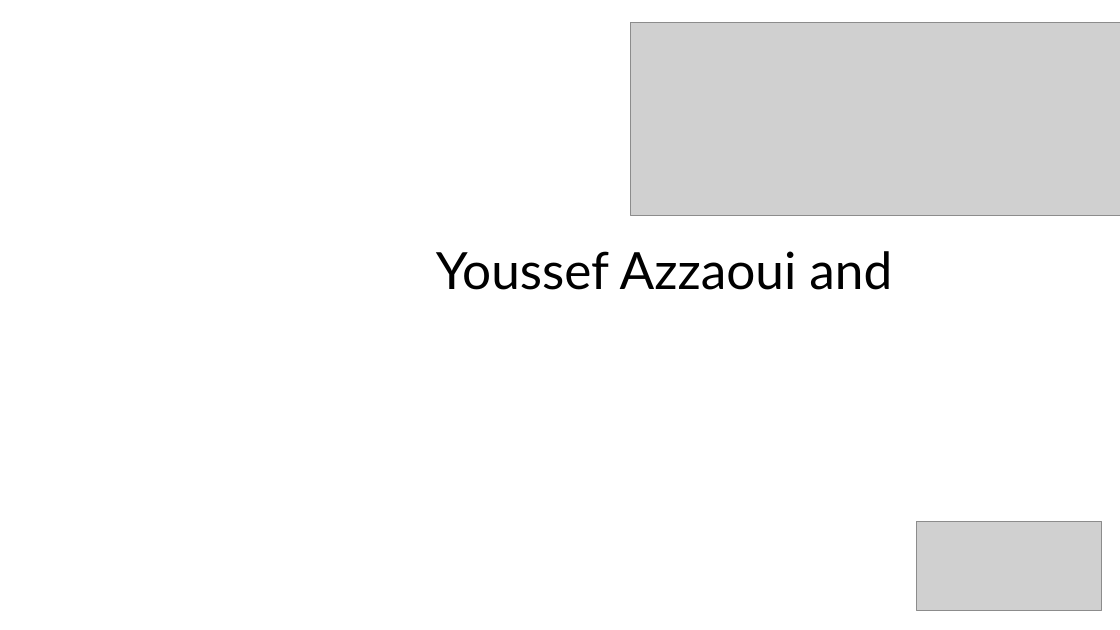
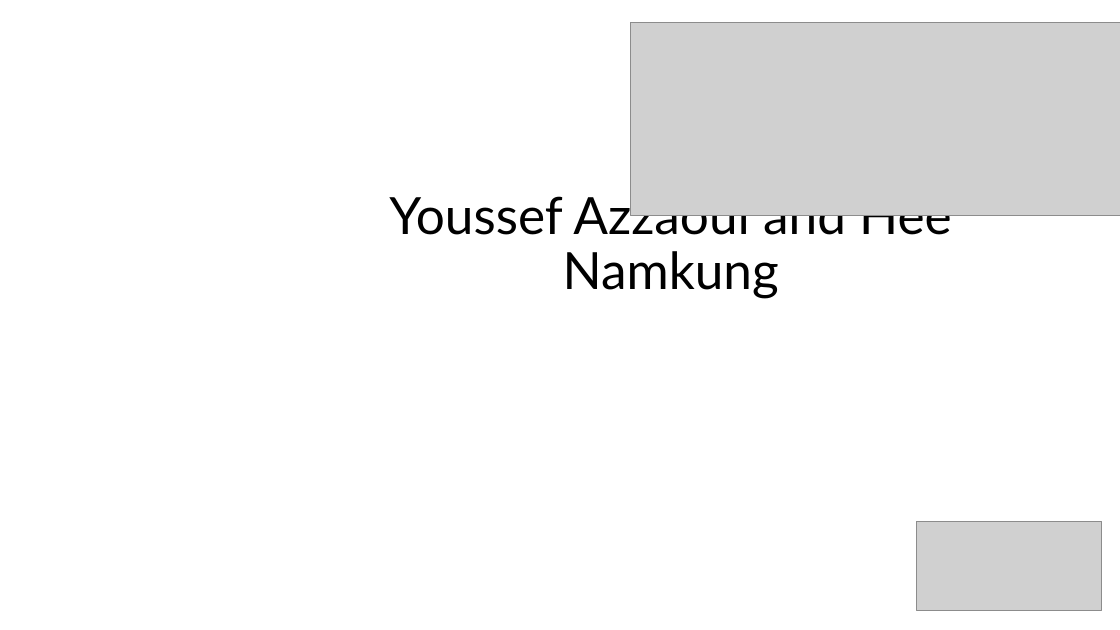
Before and after one commit to yazzaoui/Sociadee, a slide deck: slide 1 of sociadee.pptx. Drawn at 1120x630 pixels with LibreOffice and Linux fonts; fonts in the diff are those of the drawing; grey boxes stand for pictures; background and template pictures are left out. Boxes give left, top, right and bottom in pixels: in the first picture for what was removed or moved away, otherwise in the second. Text is boxed around its words. In the diff, an @@ line names an element or a change of style, - is before the commit and + after.

Commit message:
i changed pptx

```diff
--- a/sociadee.pptx
+++ b/sociadee.pptx
@@ title at <box>389,190,952,299</box>: text changed @@
-Youssef Azzaoui and
+Youssef Azzaoui and Hee Namkung
```
